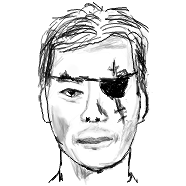
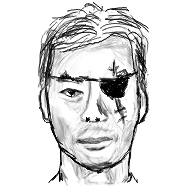
Layered file, before and after one edit (186×186). Changes by layer:
painted on "New Layer" over [39, 40, 147, 186]
